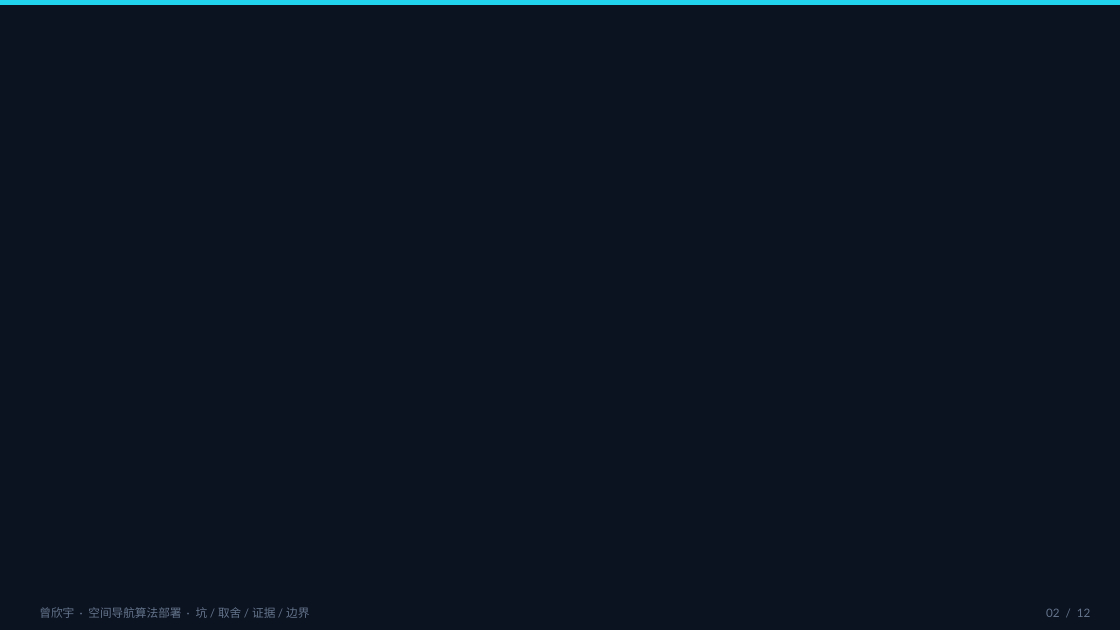
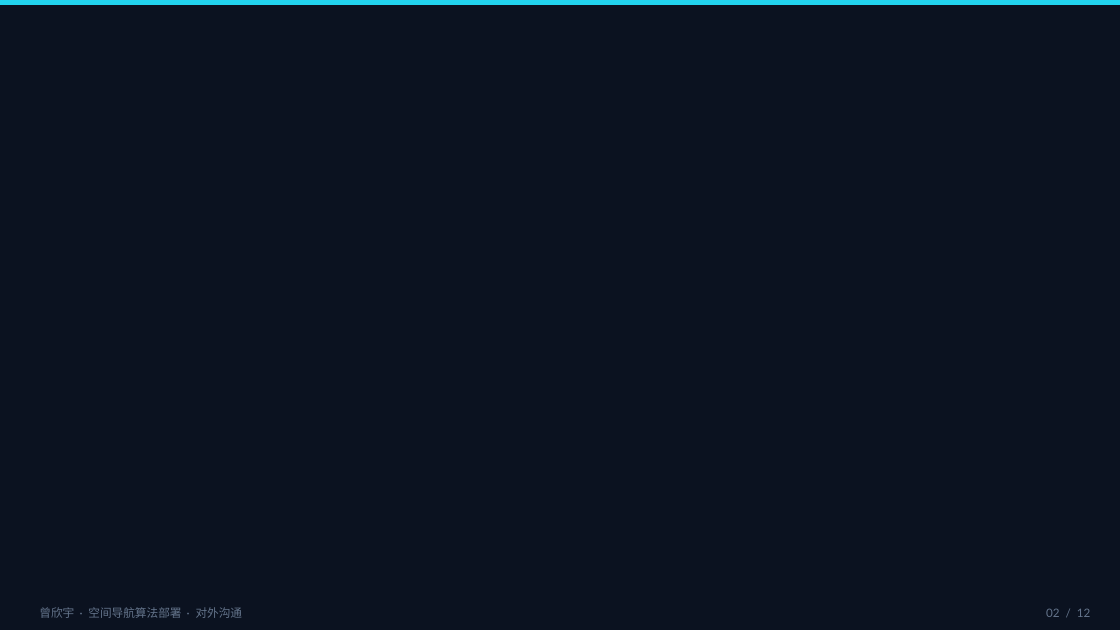
Before and after one commit to zxinyu-robot/MotionSLAM_ws, a slide deck: slide 2 of docs/_inbox/曾欣宇_空间导航算法部署_课展示.pptx. Drawn at 1120x630 pixels with LibreOffice and Linux fonts; fonts in the diff are those of the drawing; background and template pictures are left out. Boxes give left, top, right and bottom in pixels: in the first picture for what was removed or moved away, otherwise in the second. Text is boxed around its words. In the diff, an @@ line names an element or a change of style, - is before the commit and + after.

```diff
--- a/docs/_inbox/曾欣宇_空间导航算法部署_课展示.pptx
+++ b/docs/_inbox/曾欣宇_空间导航算法部署_课展示.pptx
@@ text at (39,607,243,618): text changed @@
-曾欣宇 · 空间导航算法部署 · 坑 / 取舍 / 证据 / 边界
+曾欣宇 · 空间导航算法部署 · 对外沟通
```
Also in this commit, not shown: 11 other slides changed.
